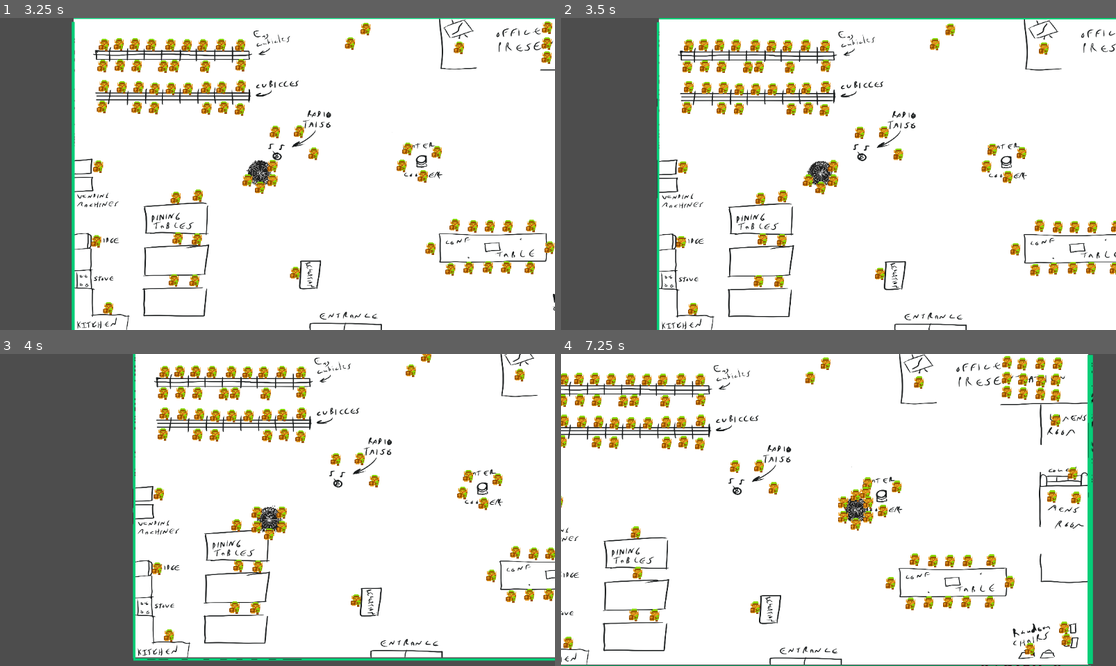
Above: before the commit, frames 1-4 (two rows, left to right).
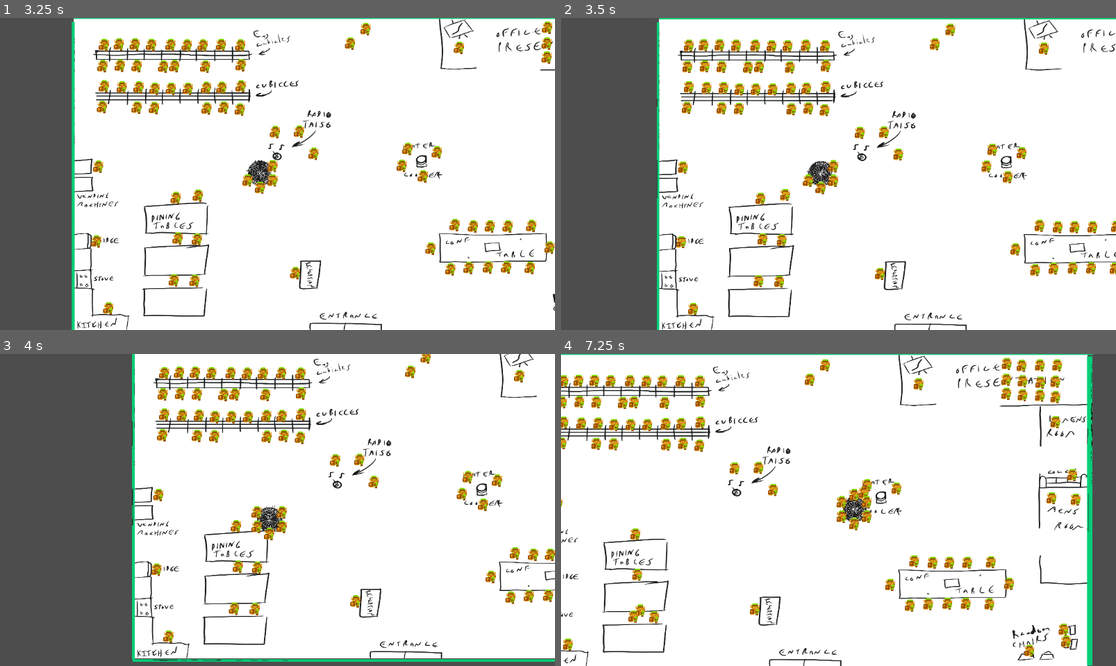
Above: after the commit, the same moments.

Repository: corincerami/union-katamari
Game: Godot game, scene res://main.tscn
Same seed, same stepped clock (60 frames per second), same inputs: the game is played once before the commit and once after it.
Inputs:
- Up to frame 1 (3.25 s): hold Up (ui_up) 0.53-2.03 s; hold Left (ui_left) from 2.03 s (still down)
- Up to frame 2 (3.5 s): keep holding Left (ui_left)
- Up to frame 3 (4 s): release Left (ui_left) at 3.53 s; hold Down (ui_down) from 3.53 s (still down)
- Up to frame 4 (7.25 s): release Down (ui_down) at 4.28 s; hold Right (ui_right) 4.28-5.03 s; hold Up (ui_up) 5.03-5.78 s; hold Right (ui_right) from 5.78 s (still down)

Frame 1 is identical in both runs. In frame 2, less than 0.1% of the frame differs, in the area x 39-42%, y 54-60%; in frame 3, 8.9%; in frame 4, 12%, in the area x 0-96%, y 0-100%.

Commit message:
Uncomment personality code

Diff:
--- a/mob.gd
+++ b/mob.gd
@@ -26,12 +26,12 @@
 func _ready():
 	player = get_parent().get_node("Player");
 	var personality_random = rng.randf_range(0.0, 1.0)
-	#if personality_random < 0.15:
-		#personality = Personalities.Negative;
-	#elif personality_random < 0.3:
-		#personality = Personalities.Positive;
-	#else:
-	personality = Personalities.Neutral;
+	if personality_random < 0.15:
+		personality = Personalities.Negative;
+	elif personality_random < 0.3:
+		personality = Personalities.Positive;
+	else:
+		personality = Personalities.Neutral;
 	$CollisionShape2D.disabled = false
 
 func _physics_process(delta):
